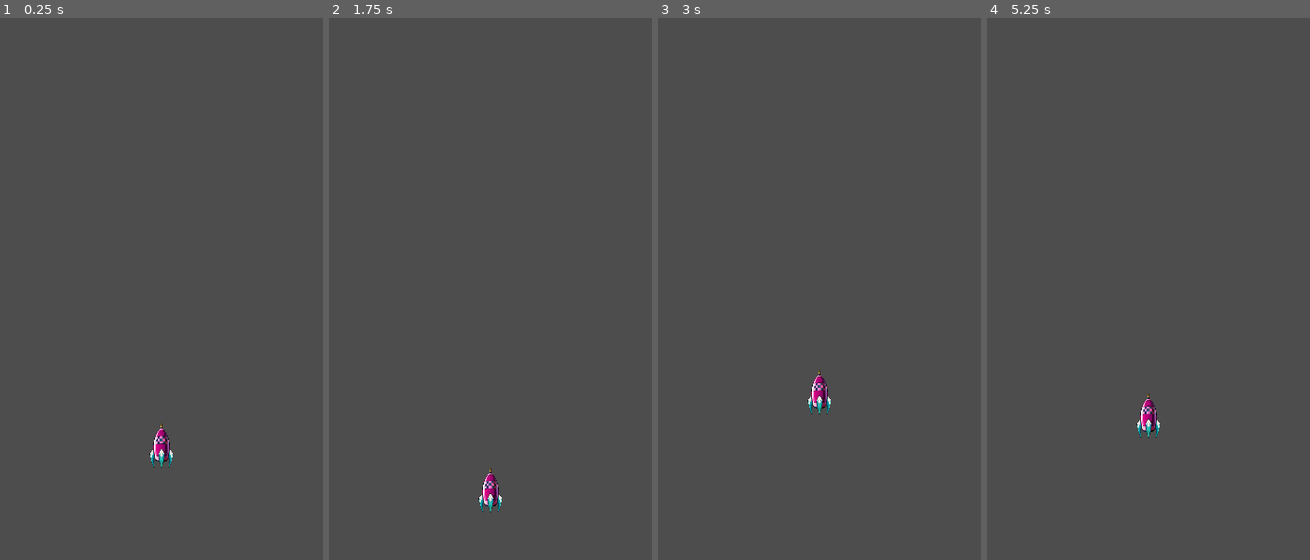
Above: before the commit, frames 1-4 (left to right).
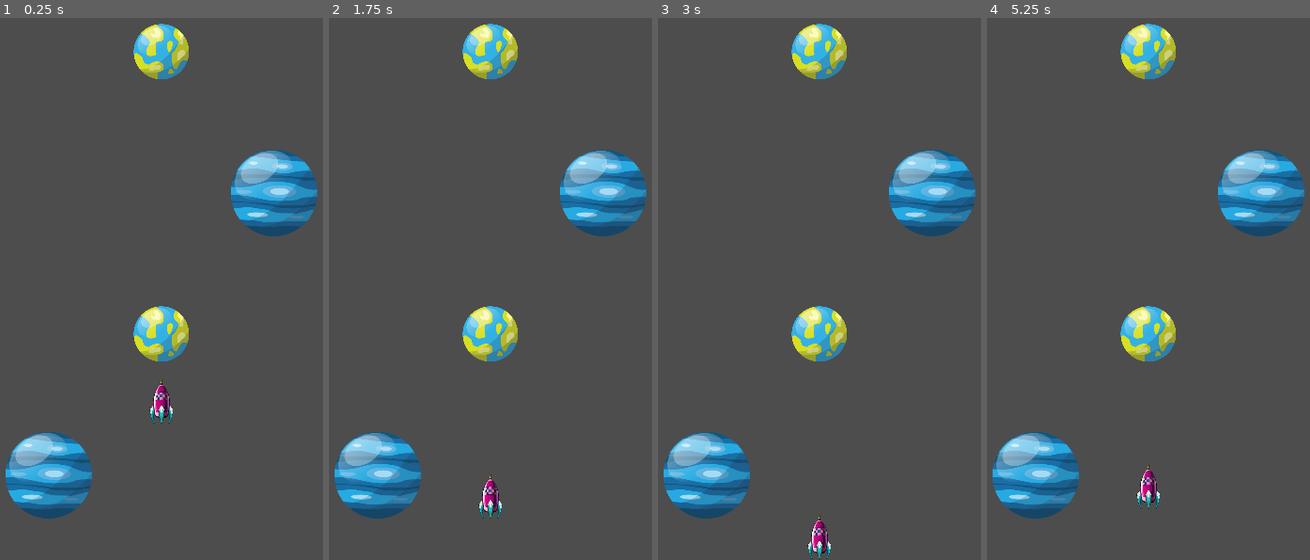
Above: after the commit, the same moments.

Repository: NguyenDucThuan2209/rocket_launch
Game: Godot game, scene res://scenes/main.tscn
The game is run twice, just before and just after one commit, with the same random seed, the same clock (stepped at 60 frames per second) and the same inputs.
Inputs:
- Up to frame 1 (0.25 s): no input
- Up to frame 2 (1.75 s): tap Space (jump) at 0.77, 1.52 s
- Up to frame 3 (3 s): no input
- Up to frame 4 (5.25 s): tap Space (jump) at 3.02, 3.77, 4.52 s

The runs differ from the first frame. In frame 1, 10% of the frame differs, in the area x 1-99%, y 1-93%; in frame 2, 9.9%; in frame 3, 10%, in the area x 1-99%, y 1-100%; in frame 4, 10%.

Commit message:
Create function to spawn planets

Diff:
--- a/scenes/main.tscn
+++ b/scenes/main.tscn
@@ -1,6 +1,15 @@
-[gd_scene load_steps=4 format=3 uid="uid://taqw1yrjddti"]
+[gd_scene load_steps=13 format=3 uid="uid://taqw1yrjddti"]
 
+[ext_resource type="Script" uid="uid://dg31wxqoeo3ai" path="res://scripts/main.gd" id="1_0wfyh"]
 [ext_resource type="PackedScene" uid="uid://du2uraa75kkbb" path="res://scenes/player.tscn" id="1_o5qli"]
+[ext_resource type="PackedScene" uid="uid://b6on0ig7kmcxq" path="res://scenes/planet_1.tscn" id="2_choun"]
+[ext_resource type="PackedScene" uid="uid://bfcb08lcdyde7" path="res://scenes/planet_2.tscn" id="3_ya4ey"]
+[ext_resource type="PackedScene" uid="uid://dgko0to3a5gsy" path="res://scenes/planet_3.tscn" id="4_eb6dy"]
+[ext_resource type="PackedScene" uid="uid://c73oklf2wqit3" path="res://scenes/planet_4.tscn" id="5_trceg"]
+[ext_resource type="PackedScene" uid="uid://p750ytucqxx6" path="res://scenes/planet_5.tscn" id="6_a8y0u"]
+[ext_resource type="PackedScene" uid="uid://b17l8f5xb56a1" path="res://scenes/planet_6.tscn" id="7_jkv2x"]
+[ext_resource type="PackedScene" uid="uid://cng8bm1pb6epn" path="res://scenes/planet_7.tscn" id="8_jbj1t"]
+[ext_resource type="PackedScene" uid="uid://bxvw5qwlrep3u" path="res://scenes/planet_8.tscn" id="9_muem4"]
 
 [sub_resource type="RectangleShape2D" id="RectangleShape2D_0wfyh"]
 size = Vector2(500, 2)
@@ -8,7 +17,18 @@
 [sub_resource type="BoxMesh" id="BoxMesh_sugp2"]
 size = Vector3(500, 2, 1)
 
-[node name="Main" type="Node"]
+[node name="Main" type="Node" node_paths=PackedStringArray("camera", "planetHolder")]
+script = ExtResource("1_0wfyh")
+rowDistance = 150.0
+spawnOffset = Vector2(60, -90)
+camera = NodePath("CameraPivot/Camera2D")
+planetHolder = NodePath("PlanetHolder")
+planets = Array[PackedScene]([ExtResource("2_choun"), ExtResource("3_ya4ey"), ExtResource("4_eb6dy"), ExtResource("5_trceg"), ExtResource("6_a8y0u"), ExtResource("7_jkv2x"), ExtResource("8_jbj1t"), ExtResource("9_muem4")])
+
+[node name="CameraPivot" type="Marker2D" parent="."]
+
+[node name="Camera2D" type="Camera2D" parent="CameraPivot"]
+offset = Vector2(180, -320)
 
 [node name="Ground" type="StaticBody2D" parent="."]
 position = Vector2(0, 1)
@@ -20,9 +40,6 @@
 mesh = SubResource("BoxMesh_sugp2")
 
 [node name="Player" parent="." instance=ExtResource("1_o5qli")]
-position = Vector2(0, -104)
+position = Vector2(180, -200)
 
-[node name="CameraPivot" type="Marker2D" parent="."]
-
-[node name="Camera2D" type="Camera2D" parent="CameraPivot"]
-offset = Vector2(0, -320)
+[node name="PlanetHolder" type="Node2D" parent="."]
--- /dev/null
+++ b/scripts/main.gd
@@ -0,0 +1,49 @@
+extends Node
+
+@export var rowDistance: float
+@export var spawnOffset: Vector2
+
+@export var camera: Camera2D
+@export var planetHolder: Node2D
+@export var planets: Array[PackedScene]
+
+var direction: float = 1
+var currentColumn: float = 0
+var currentHeight: float = 0
+var columnDistance: float = 0
+
+func _ready() -> void:
+	var screen_size = camera.get_viewport_rect().size
+	columnDistance = screen_size.x / 3
+
+	print(screen_size)
+	print(columnDistance)
+
+	for i in 10:
+		spawn_planet()
+
+func spawn_planet() -> void:
+	if planets.is_empty():
+		return
+
+	var scene = planets[randi() % planets.size()]
+	var instance = scene.instantiate()
+
+	# Calculate spawn position
+	var x = currentColumn * columnDistance + spawnOffset.x
+	var y = currentHeight + spawnOffset.y
+
+	instance.position = Vector2(x, y)
+	add_child(instance)
+
+	# Update height for this column
+	currentHeight -= rowDistance
+
+	# Move to next column
+	currentColumn += direction
+	if currentColumn >= 3:
+		currentColumn = 1
+		direction = -1
+	elif currentColumn < 0:
+		currentColumn = 1
+		direction = 1
--- a/scripts/player.gd
+++ b/scripts/player.gd
@@ -1,8 +1,8 @@
 extends CharacterBody2D
 
 # Constants
-@export var JUMP_FORCE = -250.0
-@export var MAX_FALL_SPEED = 200.0
+@export var JUMP_FORCE: float = -250.0
+@export var MAX_FALL_SPEED: float = 500.0
 
 # Velocity
 var target_velocity: Vector2 = Vector2.ZERO
Not shown, added: scripts/main.gd.uid
